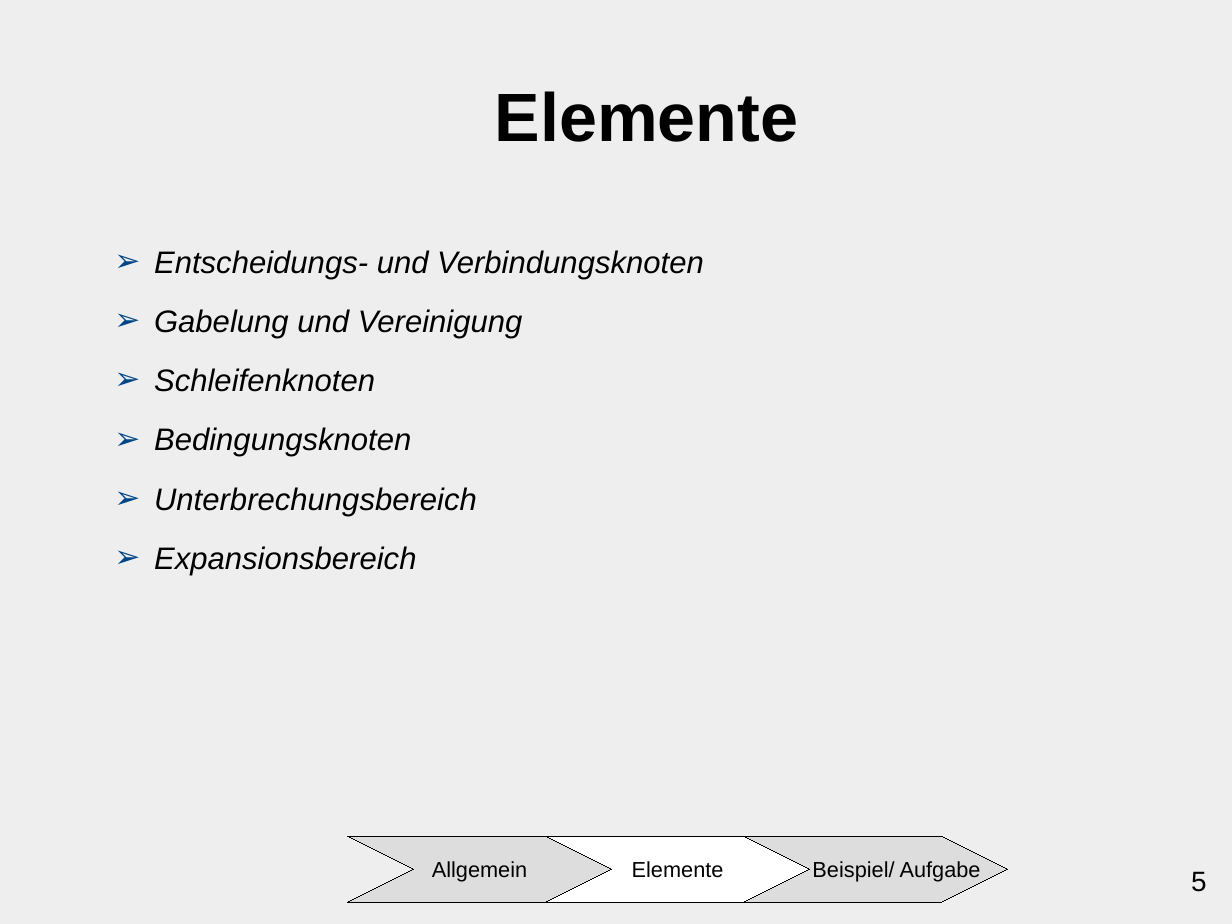
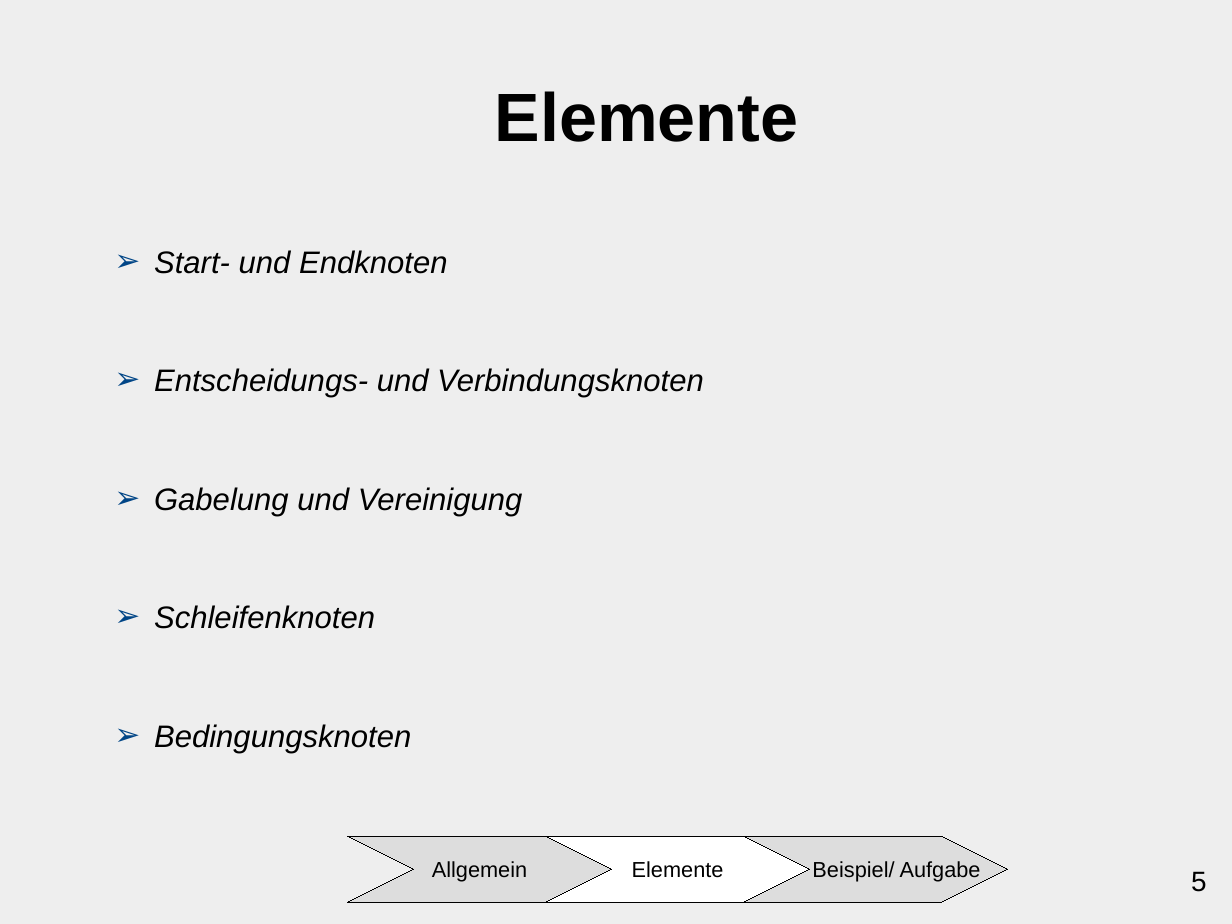
Before and after one commit to ChristianMarzianGithub/VortragAktivitaetsdiagramm, a slide deck: slide 5 of Präsentation Aktivitätsdiagramm/main/AktivitaetsdiagrammCM.odp. Drawn at 1232x924 pixels with LibreOffice and Linux fonts; fonts in the diff are those of the drawing. Boxes give left, top, right and bottom in pixels: in the first picture for what was removed or moved away, otherwise in the second. Text is boxed around its words. In the diff, an @@ line names an element or a change of style, - is before the commit and + after.

```diff
--- a/Präsentation Aktivitätsdiagramm/main/AktivitaetsdiagrammCM.odp
+++ b/Präsentation Aktivitätsdiagramm/main/AktivitaetsdiagrammCM.odp
@@ text at <box>154,250,448,274</box>: paragraph added @@
+➢ Start- und Endknoten
@@ text at <box>154,487,477,575</box>: paragraphs removed @@
-➢ Unterbrechungsbereich
-➢ Expansionsbereich
```
Also in this commit, not shown: 11 other slides changed.
